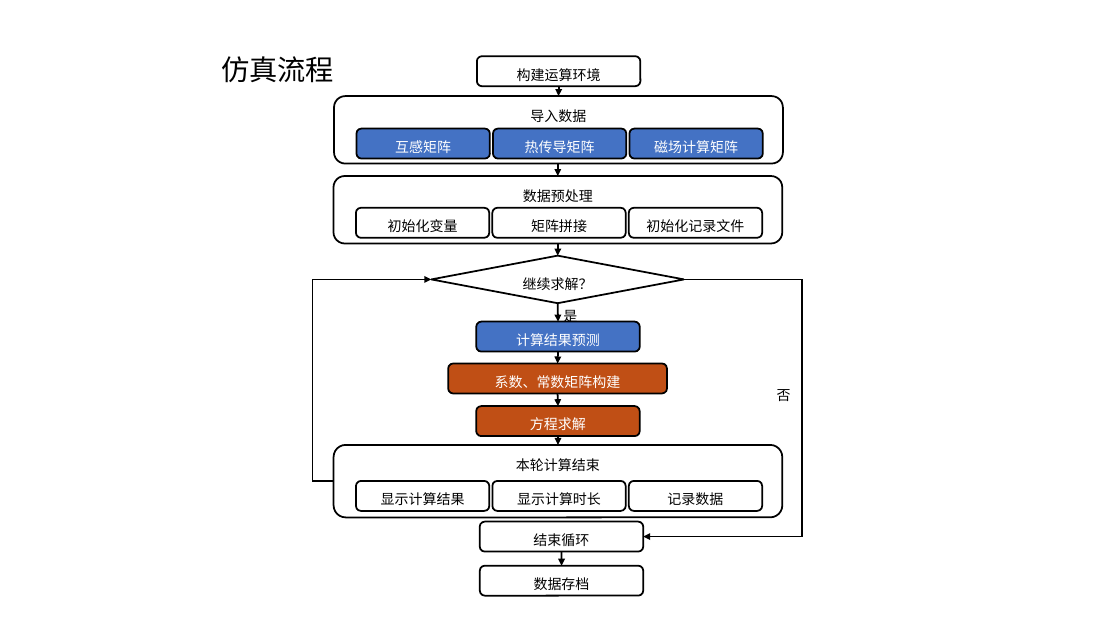
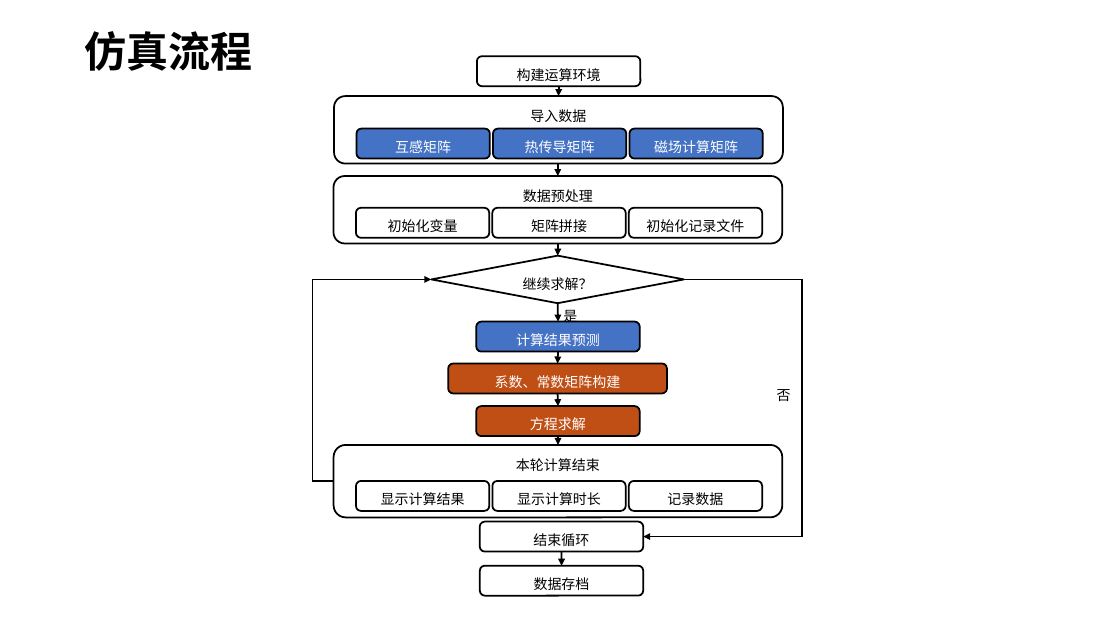
Before and after one commit to ql11/RR-coil-GC-model, a slide deck: slide 10 of 讲解.pptx. Drawn at 1120x630 pixels with LibreOffice and Linux fonts; fonts in the diff are those of the drawing. Boxes give left, top, right and bottom in pixels: in the first picture for what was removed or moved away, otherwise in the second. Text is boxed around its words. In the diff, an @@ line names an element or a change of style, - is before the commit and + after.

```diff
--- a/讲解.pptx
+++ b/讲解.pptx
@@ text "仿真流程": place and size @@
-text "仿真流程" at bbox=[221, 56, 334, 83]
+text "仿真流程" at bbox=[85, 31, 253, 71]
@@ text "仿真流程" at bbox=[85, 31, 253, 71]: size 24.2 to 36 pt, bold on; line spacing 0.7 to 0.9 @@
```
Also in this commit, not shown: 6 other slides changed.
